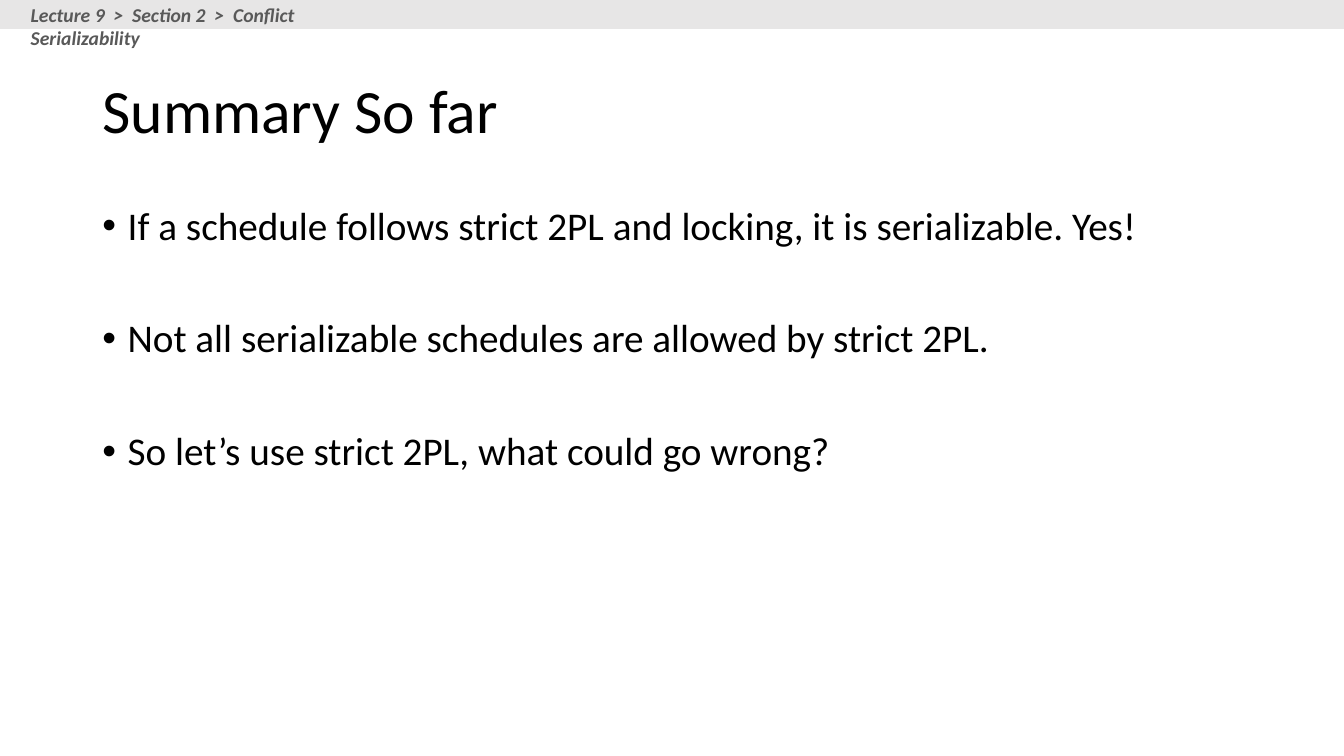
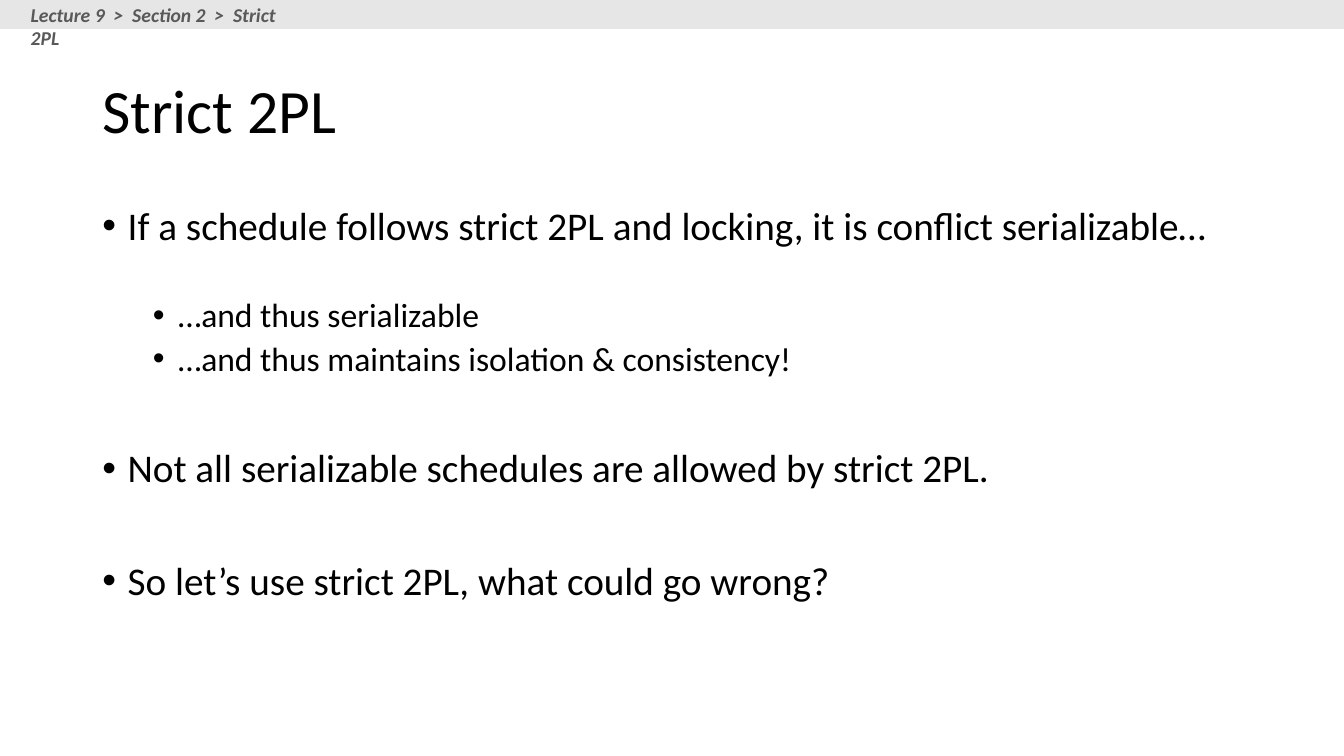
Before and after one commit to XIEQ/cs145-notebooks, a slide deck: slide 108 of lecture-8-9/Lectures_8_9_TXNs.pptx (slide 101 before the commit). Drawn at 1344x756 pixels with LibreOffice and Linux fonts; fonts in the diff are those of the drawing. Boxes give left, top, right and bottom in pixels: in the first picture for what was removed or moved away, otherwise in the second. Text is boxed around its words. In the diff, an @@ line names an element or a change of style, - is before the commit and + after.

```diff
--- a/lecture-8-9/Lectures_8_9_TXNs.pptx
+++ b/lecture-8-9/Lectures_8_9_TXNs.pptx
@@ text at (x1=31, y1=8, x2=276, y2=45): text changed @@
-Lecture 9 > Section 2 > Conflict Serializability
+Lecture 9 > Section 2 > Strict 2PL
@@ title at (x1=102, y1=90, x2=336, y2=134): text changed @@
-Summary So far
+Strict 2PL
@@ text at (x1=128, y1=212, x2=1206, y2=377): text changed @@
-• If a schedule follows strict 2PL and locking, it is serializable. Yes!
+• If a schedule follows strict 2PL and locking, it is conflict serializable…
+  • …and thus serializable
+  • …and thus maintains isolation & consistency!
```
Also in this commit, not shown: 13 other slides changed, 19 slides added, 11 slides removed, 2 other files.
